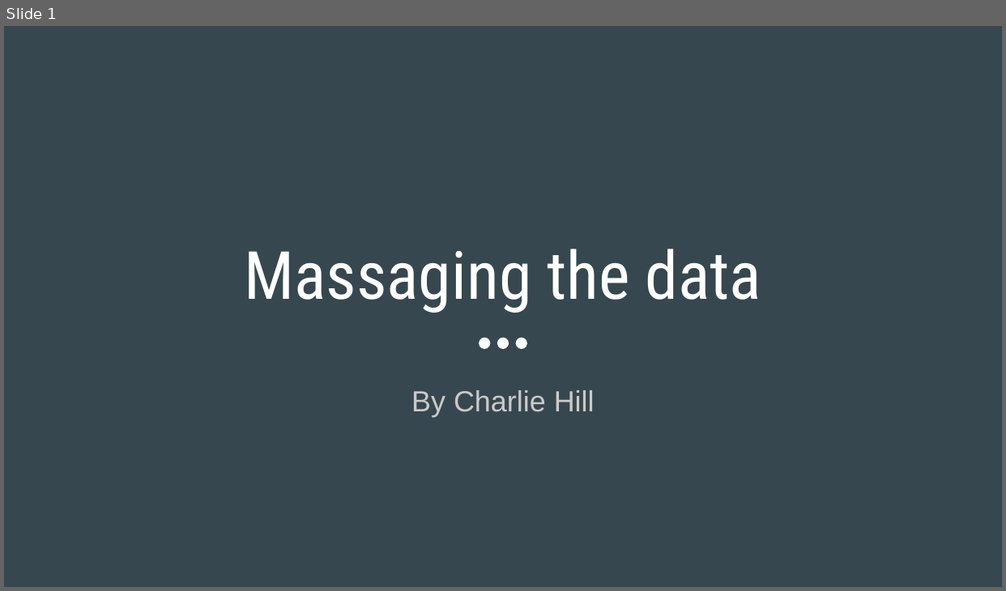
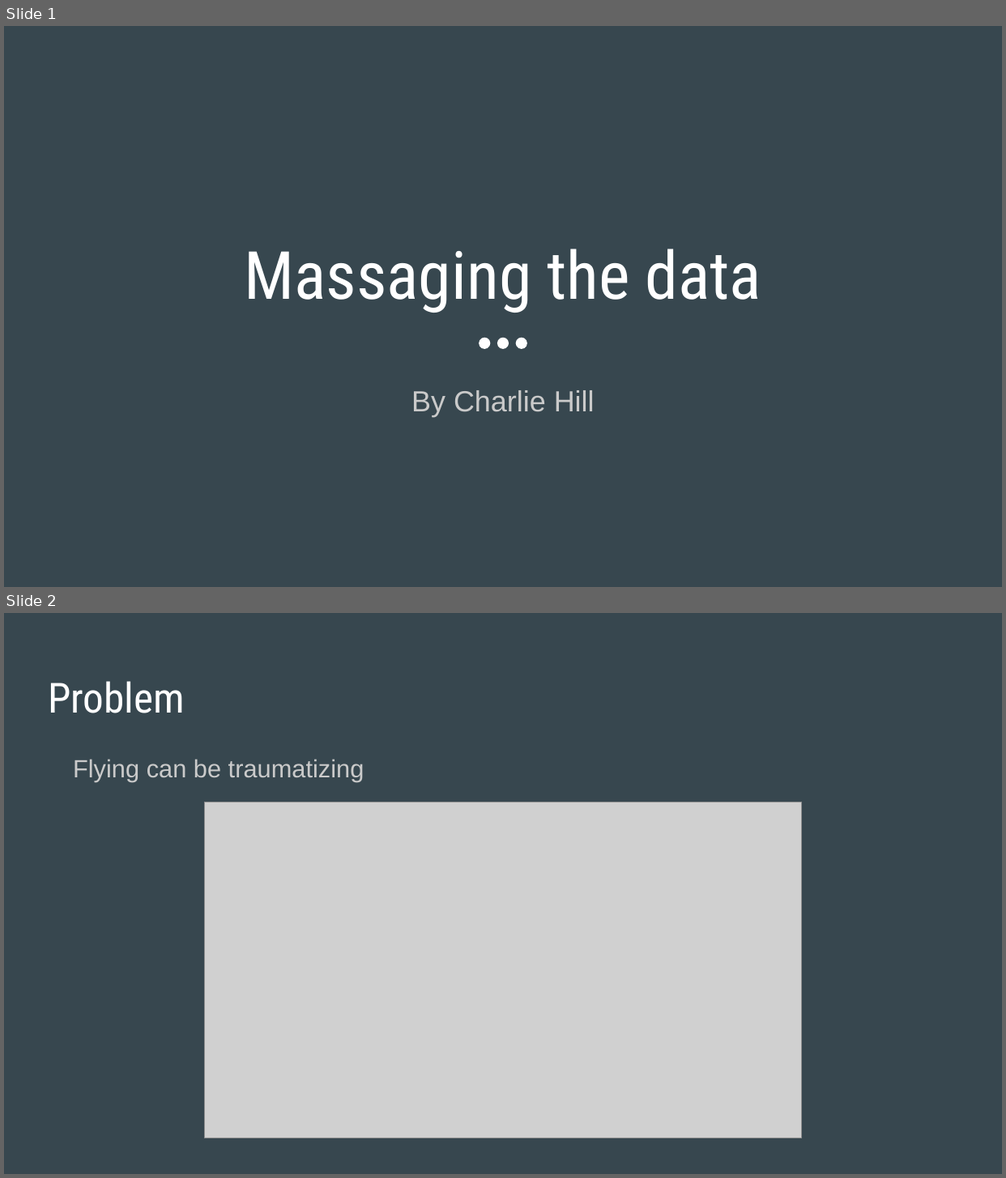
Before and after one commit to Chill1/ArtificialIntelligence, a slide deck: Hill/hill-prj/Hill-Presentation.pptx. Shown one above the other, each under a label of ours: slide 1 before the commit, slides 1 and 2 after it. The pictures are 1006x591 and 1006x1178 pixels, drawn with LibreOffice and Linux fonts; fonts in the diff are those of the drawing; grey boxes stand for pictures. Boxes give left, top, right and bottom in pixels: in the first picture for what was removed or moved away, otherwise in the second. Text is boxed around its words. In the diff, an @@ line names an element or a change of style, - is before the commit and + after.

```diff
--- a/Hill/hill-prj/Hill-Presentation.pptx
+++ b/Hill/hill-prj/Hill-Presentation.pptx
@@ slide 2 added at (x1=4, y1=613, x2=1002, y2=1174), background #37474F @@
@@ title added at (x1=48, y1=681, x2=185, y2=713), 30 pt, text #FFFFFF @@
+Problem
@@ text added at (x1=73, y1=759, x2=364, y2=782), 18 pt, text #CACACA @@
+Flying can be traumatizing
@@ picture added at (x1=205, y1=803, x2=801, y2=1139) @@
```
Also in this commit, not shown: 2 slides changed, 1 other file.
